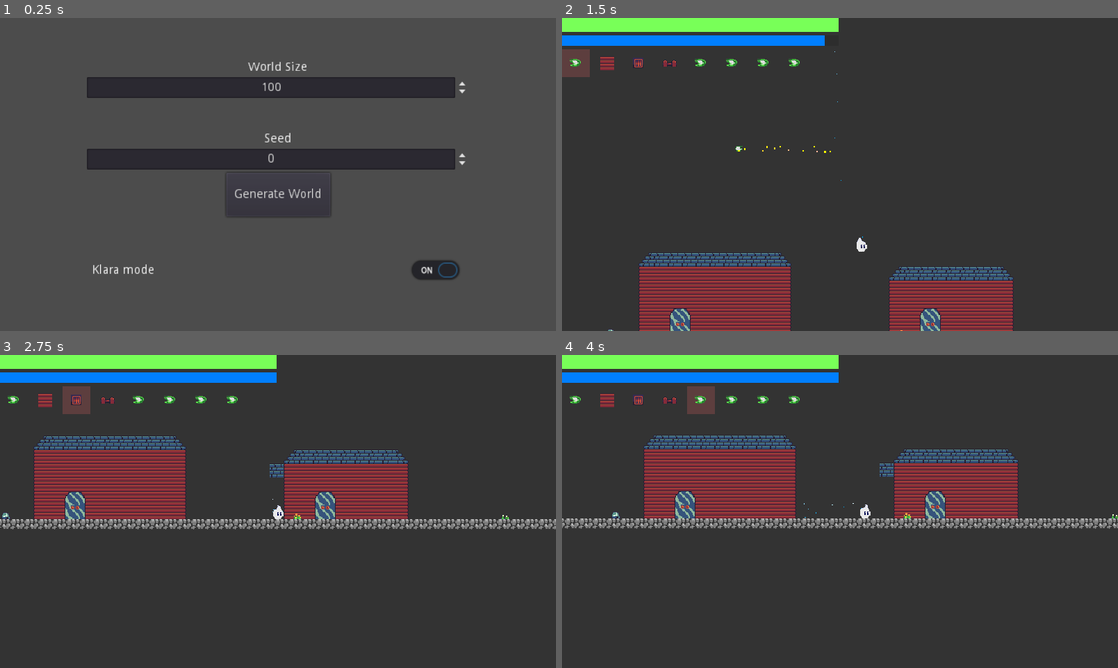
Above: before the commit, frames 1-4 (two rows, left to right).
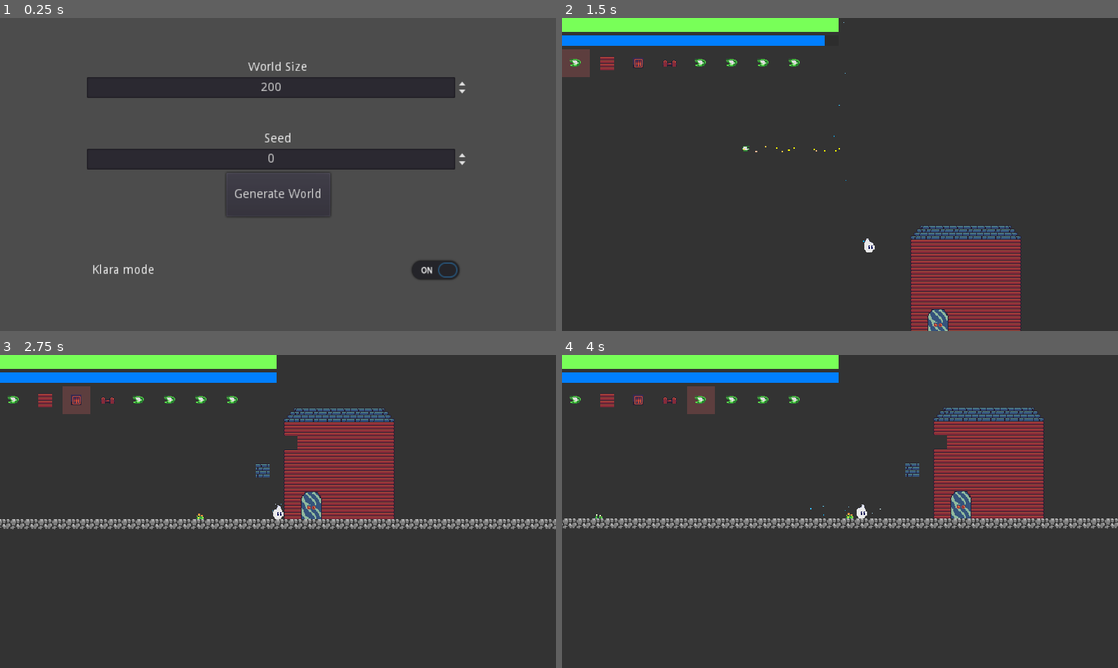
Above: after the commit, the same moments.

Repository: BoelaDW/Where-Souuls-Go-Sandbox
Game: Godot game, scene res://WorldGenerateMenu.tscn
The game is run twice, just before and just after one commit, with the same random seed, the same clock (stepped at 60 frames per second) and the same inputs.
Inputs (mouse positions are in pixels of both pictures, inside the frame that each line leads up to):
- Up to frame 1 (0.25 s): no input
- Up to frame 2 (1.5 s): click "Generate World" at 0.5 s; tap Enter (ui_accept) at 1.25 s; move the mouse to (962, 158) at 1.27 s; hold Right (ui_right) from 1.28 s (still down); hold 1 (1) from 1.28 s (still down)
- Up to frame 3 (2.75 s): keep holding Right (ui_right); tap Enter (ui_accept) at 1.52, 2.27 s; tap 2 (2) at 1.55, 2.1 s; move the mouse to (166, 527) at 2.02 s; release 1 (1) at 2.03 s; tap 3 (3) at 2.3 s
- Up to frame 4 (4 s): move the mouse to (895, 442) at 2.77 s; release Right (ui_right) at 2.78 s; hold Left (ui_left) 2.78-3.53 s; hold 3 (3) 2.78-3.53 s; tap 4 (4) at 3.05, 3.6 s; move the mouse to (812, 574) at 3.52 s; hold Right (ui_right) from 3.53 s (still down); tap Enter (ui_accept) at 3.77 s; tap 5 (5) at 3.8 s

The runs differ from the first frame. In frame 1, less than 0.1% of the frame differs, in the area x 47-49%, y 20-24%; in frame 2, 11%; in frame 3, 9.3%; in frame 4, 13%, in the area x 0-100%, y 16-56%.

Commit message:
Add files via upload

Diff:
--- a/Blocks/Block1.gd
+++ b/Blocks/Block1.gd
@@ -23,12 +23,9 @@
 	if canBreak:
 
 
-		print(GLOBAL.blockDB.has(blockId))
 		GLOBAL.blockDB.erase(blockId)
-		print(blockId)
 		while GLOBAL.blockDB.has(blockId):
 			GLOBAL.blockDB.erase(blockId)
-			print(GLOBAL.blockDB.has(blockId))
 		queue_free()
 
 
--- a/World.gd
+++ b/World.gd
@@ -31,7 +31,9 @@
 var blockX = 0
 var blockY = 0
 
-
+#Is there gonna be a fortress?
+var spawnFortress = false
+var fortressSpawned = false
 
 #For Testing purposes
 var amountOfBuildings = 0
@@ -40,19 +42,24 @@
 func _ready():
 	#Seed for world generation
 	seed(worldSeed)
+
+	#This is to determine if a fortress should be spawned
+	var spawnFortressProbability = rand_range(-10,10)
+	if spawnFortressProbability > -10:
+		spawnFortress = true
+	else:
+		spawnFortress = false
+
 	blockY = stepify(get_viewport_rect().size.y - 16,16)
 
 	#This generates the world we will play in
 	buildWorld()
-
 
 
 func _input(event):
 	#Go back to the menu
 	if Input.is_action_just_pressed("ui_cancel"):
 		GLOBAL.goto_scene("res://WorldGenerateMenu.tscn")
-
-
 
 
 
@@ -70,6 +77,61 @@
 		spawnEnemies()
 
 
+
+
+#Just generates the basic floor of the world
+func buildFloor():
+
+
+
+	for column in range(worldWidth):
+
+		var block1 = BLOCK_1_SCENE.instance()
+		block1.canBreak = false
+		add_child(block1)
+		block1.global_position.x = blockX
+		block1.global_position.y = blockY
+		blockX += block1.blockWidth
+		block1.addToDB()
+
+
+
+
+
+#This runs through the entire width of the level and has buildings generated
+#The generating is done through another function, this just tells it where
+func addBuildings():
+	blockX = 0
+	var lastBuildingPos = Vector2()
+
+	#This is so nothing gets placed on the outside edge of the world
+	var leftAndRightBufferSize = 16 * 32
+
+	for column in range(worldWidth):
+		var buildRandi = randi()%200
+		blockX += 16
+		if blockX > (lastBuildingPos.x + leftAndRightBufferSize) and blockX < (worldWidth * 16) - leftAndRightBufferSize:
+			if buildRandi < 10:
+				lastBuildingPos = Vector2(blockX,blockY)
+				generateStructure(blockX,blockY)
+				amountOfBuildings += 1
+
+		elif blockX > (worldWidth * 16) - (leftAndRightBufferSize + 16):
+			if spawnFortress and not fortressSpawned:
+				fortressSpawned = true
+				lastBuildingPos = Vector2(blockX,blockY)
+				generateFortress(blockX,blockY)
+				amountOfBuildings += 1
+
+
+
+
+
+
+
+
+
+
 #Spawn player in the exact middle of the generated world
 func spawnPlayer():
 
@@ -77,10 +139,6 @@
 	var player = PLAYER_SCENE.instance()
 	add_child(player)
 	player.global_position = Vector2(spawnPosX,0)
-
-
-
-
 
 
 
@@ -101,15 +159,9 @@
 
 
 
-
-
-
-
 func spawnEnemies():
 
-
-	blockX = 0
-
+	blockX = 0
 
 	for column in range(worldWidth):
 		var buildRandi = randi()%int(worldWidth)
@@ -125,36 +177,101 @@
 
 
 
-
-#This runs through the entire width of the level and has buildings generated
-#The generating is done through another function, this just tells it where
-func addBuildings():
-	blockX = 0
-	var lastBuildingPos = Vector2()
-
-
-	for column in range(worldWidth):
-		var buildRandi = randi()%200
-		blockX += 16
-		if buildRandi < 10 and blockX > (lastBuildingPos.x + 256) and blockX < (worldWidth * 16) - 256:
-			lastBuildingPos = Vector2(blockX,blockY)
-			generateStructure(blockX,blockY)
-			amountOfBuildings += 1
-
-func addDecorations():
-
-	blockX = 0
-	var lastDecorationPos = Vector2()
-
-
-	for column in range(worldWidth):
-		var buildRandi = randi()%int(worldWidth)
-		blockX += 16
-		if buildRandi < 10 and blockX > (lastDecorationPos.x + 16) and blockX < (worldWidth * 16) - 64:
-			lastDecorationPos = Vector2(blockX,blockY)
-			var decoration = DECORATION_SCENE.instance()
-			add_child(decoration)
-			decoration.global_position = Vector2(blockX,blockY - 8)
+func generateFortress(baseX, baseY):
+
+
+	#Start from base
+	var bbBaseX = baseX
+	var bbBaseY = baseY - 16 #-16 is because of block size
+
+	#make new variables that will be changed more frequently
+	var buildingBlockX = bbBaseX
+	var buildingBlockY = bbBaseY
+
+
+	var buildingBase = BUILDING_BASE_SCENE.instance()
+	add_child(buildingBase)
+	buildingBase.global_position = Vector2(baseX,baseY)
+
+	#Random Size
+	var houseWidth = rand_range(10,25)
+	houseWidth = int(houseWidth)
+	var houseHeight = rand_range(10, 35)
+	houseHeight = int(houseHeight)
+
+	#Generate base of building.
+	for row in range(houseHeight):
+
+
+		for column in range(houseWidth):
+			#Left of house
+			if column == 0:
+				var block = BLOCK_3_CORNER_SCENE.instance()
+				buildingBase.add_child(block)
+				block.global_position = Vector2(buildingBlockX,buildingBlockY)
+				block.addToDB()
+			#Right of house
+			elif column == houseWidth - 1:
+				var block = BLOCK_3_CORNER_SCENE.instance()
+				block.flippedH = true
+				buildingBase.add_child(block)
+				block.global_position = Vector2(buildingBlockX,buildingBlockY)
+				block.addToDB()
+
+
+			#all the normal blocks
+			else:
+
+				if buildingBlockY == baseY - (16 * 4):
+					var block = BLOCK_3_SCENE.instance()
+					buildingBase.add_child(block)
+					block.global_position = Vector2(buildingBlockX,buildingBlockY)
+					block.addToDB()
+
+
+
+
+
+
+
+			buildingBlockX += 16
+		buildingBlockX = bbBaseX
+		buildingBlockY -= 16 #Block height
+	#Generate roof
+	for column in range(houseWidth):
+		#Left corner
+		if column == 0:
+			var block = BLOCK_2_CORNER_SCENE.instance()
+			block.flippedH = true
+			buildingBase.add_child(block)
+			block.global_position = Vector2(buildingBlockX,buildingBlockY)
+			block.addToDB()
+
+		#Right corner
+		elif column == houseWidth - 1:
+			var block = BLOCK_2_CORNER_SCENE.instance()
+			buildingBase.add_child(block)
+			block.global_position = Vector2(buildingBlockX,buildingBlockY)
+			block.addToDB()
+		#All other blocks
+		else:
+			var block = BLOCK_2_SCENE.instance()
+			buildingBase.add_child(block)
+			block.global_position = Vector2(buildingBlockX,buildingBlockY)
+			block.addToDB()
+
+
+		buildingBlockX += 16
+
+
+
+
+
+
+
+	pass
+
+
 
 
 
@@ -245,17 +362,21 @@
 
 	#Add windows
 
-#Just generates the basic floor of the world
-func buildFloor():
-
-
-
-	for column in range(worldWidth):
-
-		var block1 = BLOCK_1_SCENE.instance()
-		block1.canBreak = false
-		add_child(block1)
-		block1.global_position.x = blockX
-		block1.global_position.y = blockY
-		blockX += block1.blockWidth
-		block1.addToDB()
+
+
+
+func addDecorations():
+
+
+	blockX = 0
+	var lastDecorationPos = Vector2()
+
+
+	for column in range(worldWidth):
+		var buildRandi = randi()%int(worldWidth)
+		blockX += 16
+		if buildRandi < 10 and blockX > (lastDecorationPos.x + 16) and blockX < (worldWidth * 16) - 64:
+			lastDecorationPos = Vector2(blockX,blockY)
+			var decoration = DECORATION_SCENE.instance()
+			add_child(decoration)
+			decoration.global_position = Vector2(blockX,blockY - 8)
--- a/WorldGenerateMenu.tscn
+++ b/WorldGenerateMenu.tscn
@@ -29,7 +29,7 @@
 margin_bottom = 42.0
 min_value = 10.0
 max_value = 999999.0
-value = 100.0
+value = 200.0
 align = 1
 
 [node name="Label2" type="Label" parent="HSplitContainer"]
Not shown, changed: export_presets.cfg
